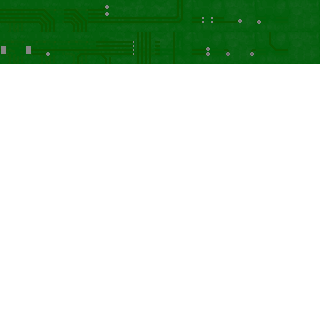
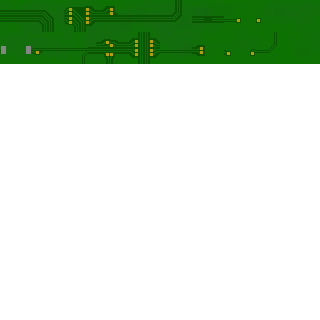
Two versions of the same layered image (w=320, h=320). Layer-by-layer changes:
painted on "Paint Layer 1(pasted) Merged" over (x1=0, y1=0, x2=320, y2=64)
painted on "Background Merged" over (x1=0, y1=0, x2=320, y2=64)
